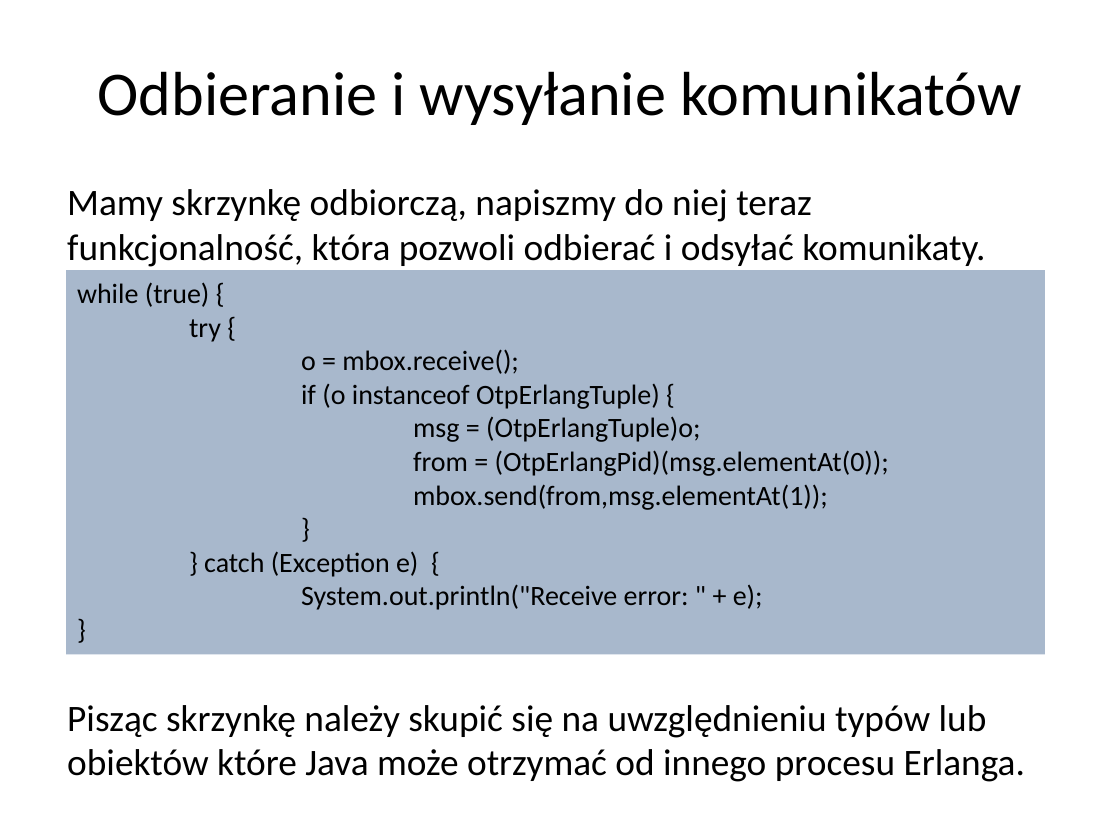
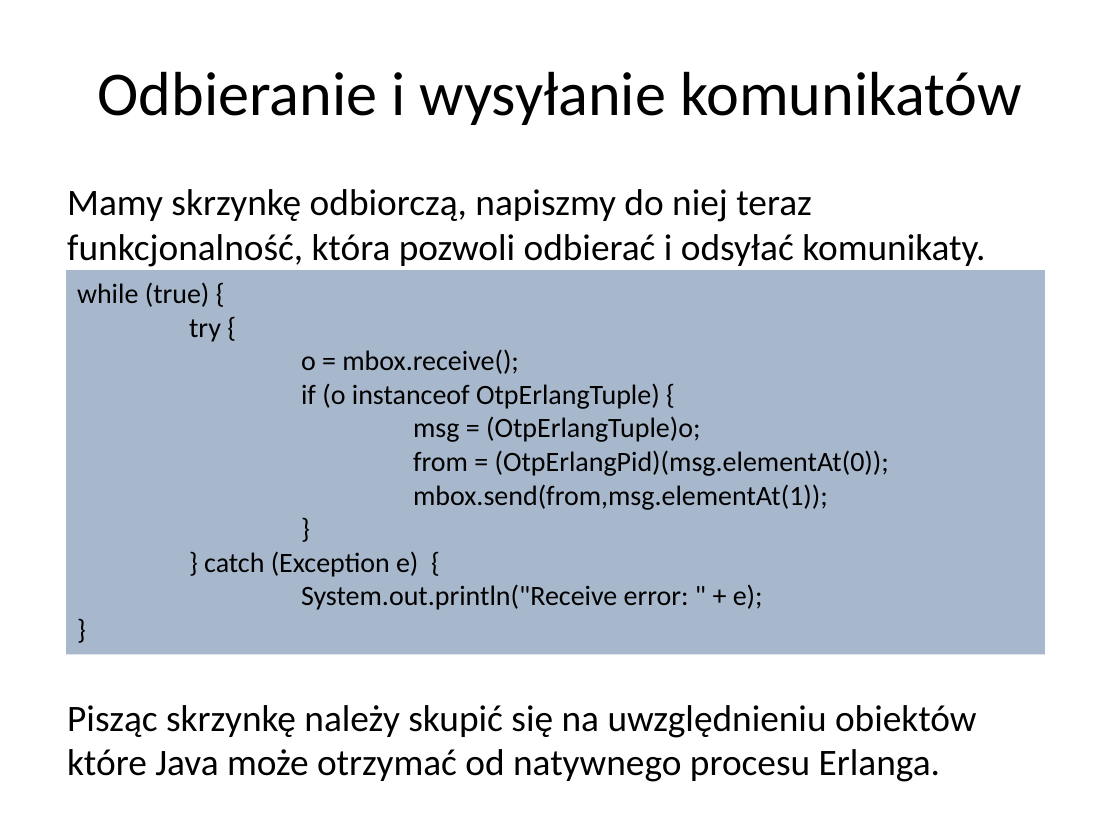
Before and after one commit to lgmyrek/jInterface-erlang-project, a slide deck: slide 7 of presentation/Jinterface.pptx. Drawn at 1120x840 pixels with LibreOffice and Linux fonts; fonts in the diff are those of the drawing. Boxes give left, top, right and bottom in pixels: in the first picture for what was removed or moved away, otherwise in the second. Text is boxed around its words. In the diff, an @@ line names an element or a change of style, - is before the commit and + after.

```diff
--- a/presentation/Jinterface.pptx
+++ b/presentation/Jinterface.pptx
@@ text at box(67, 705, 977, 782): text changed @@
-Pisząc skrzynkę należy skupić się na uwzględnieniu typów lub obiektów które Java może otrzymać od innego procesu Erlanga.
+Pisząc skrzynkę należy skupić się na uwzględnieniu obiektów które Java może otrzymać od natywnego procesu Erlanga.
```
Also in this commit, not shown: 1 other slide changed, 1 other file.
